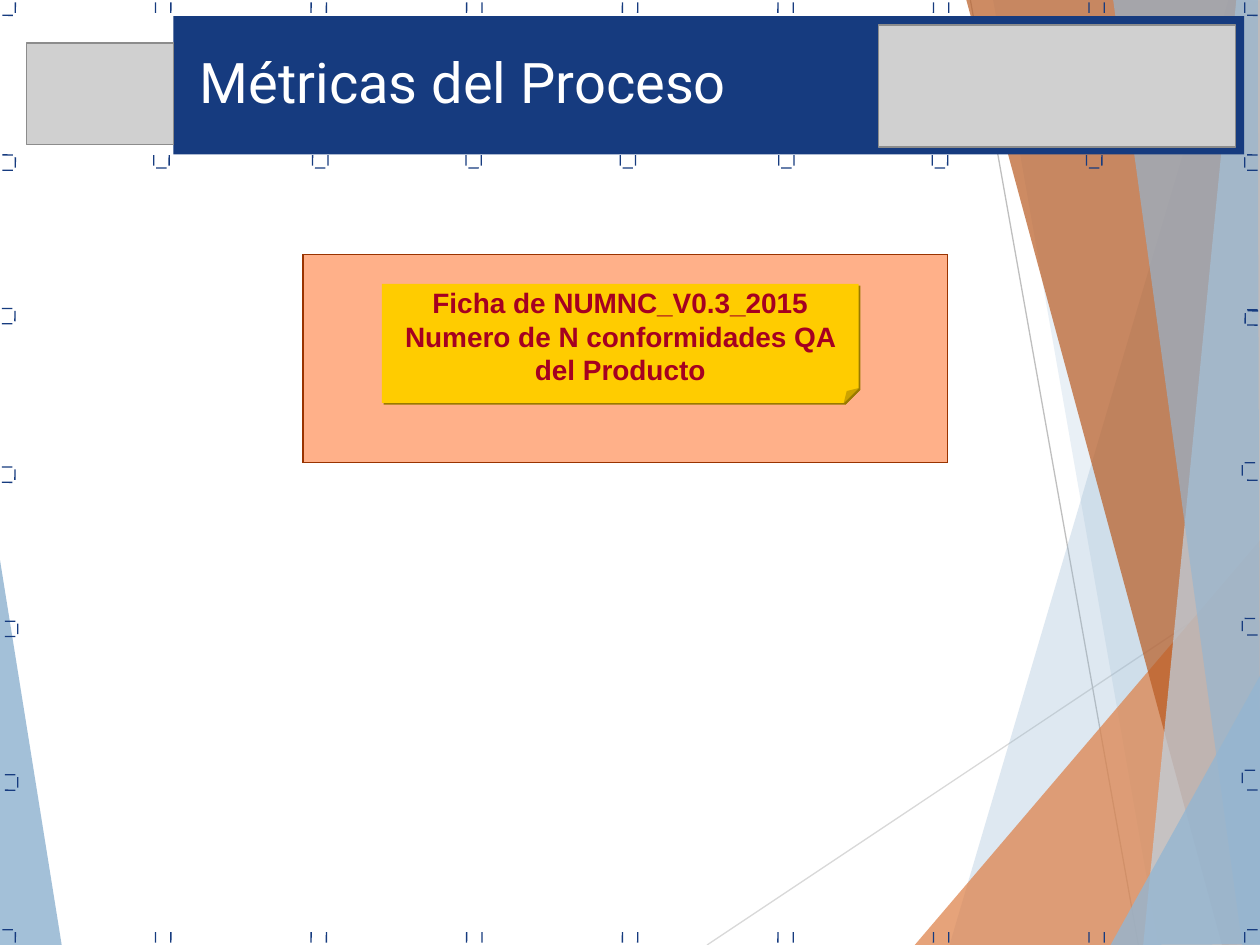
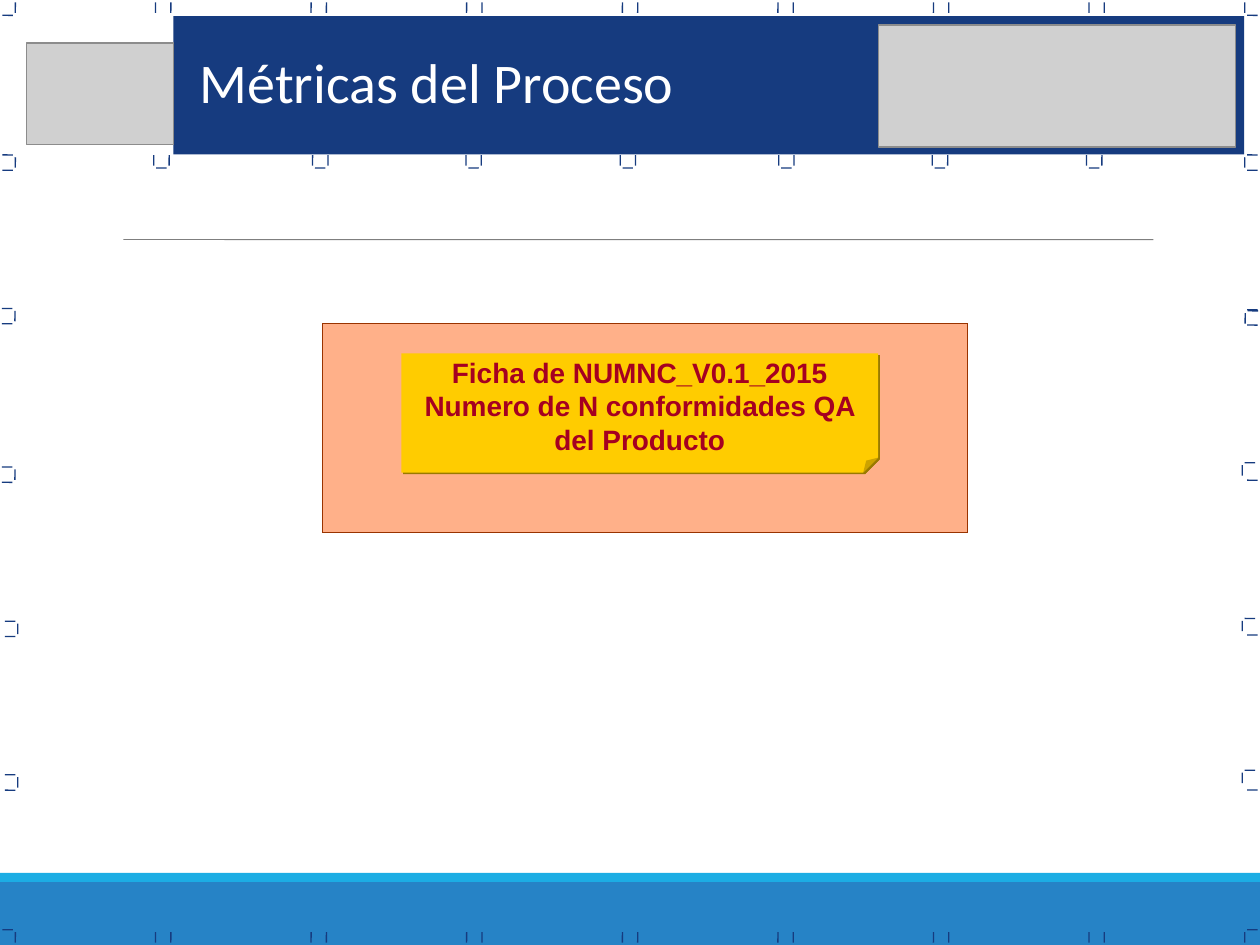
Before and after one commit to Proyecto-TopBody/TopBodySystem, a slide deck: slide 23 of Area de proceso PPQA/PAC_0.1_2015_Proceso Aseguramiento Calidad.ppt (slide 29 before the commit). Drawn at 1260x945 pixels with LibreOffice and Linux fonts; fonts in the diff are those of the drawing; grey boxes stand for pictures. Boxes give left, top, right and bottom in pixels: in the first picture for what was removed or moved away, otherwise in the second. Text is boxed around its words. In the diff, an @@ line names an element or a change of style, - is before the commit and + after.

```diff
--- a/Area de proceso PPQA/PAC_0.1_2015_Proceso Aseguramiento Calidad.ppt
+++ b/Area de proceso PPQA/PAC_0.1_2015_Proceso Aseguramiento Calidad.ppt
@@ text "Métricas del Proceso" at bbox=[200, 64, 674, 104]: font Roboto to Calibri @@
@@ line added from (123, 239) to (1153, 239), #7F7F7F 0.51 pt @@
@@ rectangle: place and size @@
-rectangle at bbox=[302, 255, 948, 462]
+rectangle at bbox=[323, 324, 968, 532]
@@ folded corner "Ficha de NUMNC_V0.1_2015 Numero de ...": place and size @@
-folded corner "Ficha de NUMNC_V0.1_2015 Numero de ..." at bbox=[382, 284, 858, 402]
+folded corner "Ficha de NUMNC_V0.1_2015 Numero de ..." at bbox=[402, 354, 878, 472]
@@ text in folded corner at bbox=[425, 362, 856, 451]: text changed @@
-Ficha de NUMNC_V0.3_2015 Numero de N conformidades QA del Producto
+Ficha de NUMNC_V0.1_2015 Numero de N conformidades QA del Producto
@@ group removed at bbox=[0, 0, 1260, 945]: 8 freeform shapes, 2 lines @@
@@ rectangle added at bbox=[0, 882, 1260, 945], fill #2683C6 @@
@@ rectangle added at bbox=[0, 873, 1260, 882], fill #1CADE4 @@
```
Also in this commit, not shown: 19 other slides changed, 9 slides added, 15 slides removed, 13 other files.
